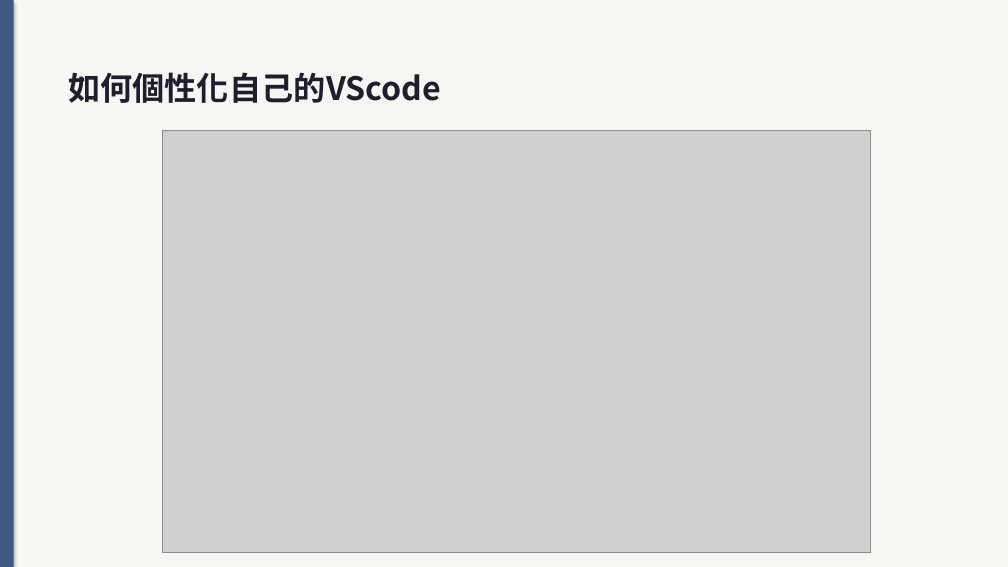
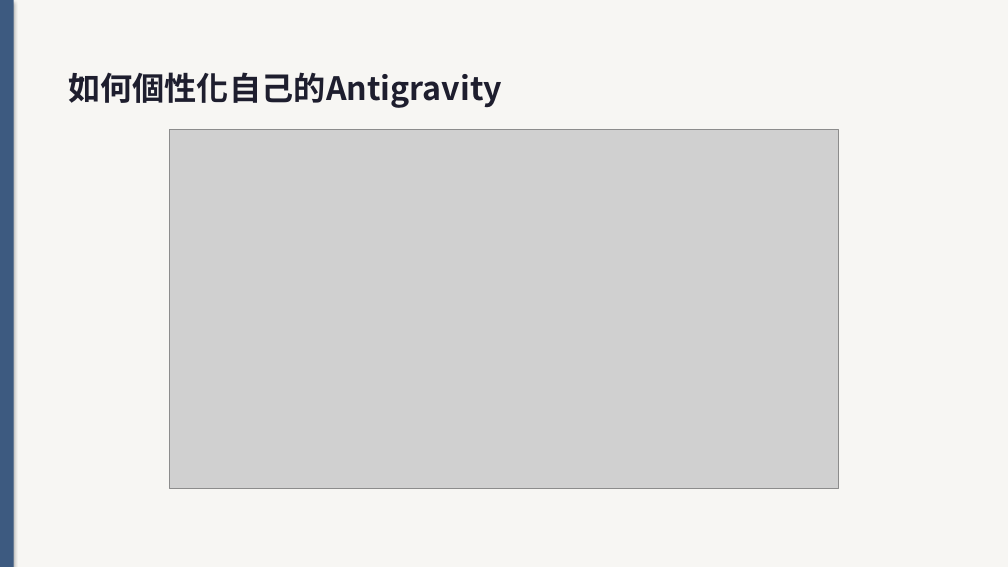
Before and after one commit to bobhsu408/vscode, a slide deck: slide 25 of jo6bj03284504t_6g4a83.pptx (slide 15 before the commit). Drawn at 1008x567 pixels with LibreOffice and Linux fonts; fonts in the diff are those of the drawing; grey boxes stand for pictures. Boxes give left, top, right and bottom in pixels: in the first picture for what was removed or moved away, otherwise in the second. Text is boxed around its words. In the diff, an @@ line names an element or a change of style, - is before the commit and + after.

```diff
--- a/jo6bj03284504t_6g4a83.pptx
+++ b/jo6bj03284504t_6g4a83.pptx
@@ text at box(68, 72, 502, 108): text changed @@
-如何個性化自己的VScode
+如何個性化自己的Antigravity
@@ picture: place and size @@
-picture at box(163, 130, 871, 552)
+picture at box(169, 129, 838, 489)
```
Also in this commit, not shown: 39 other slides changed, 23 slides added, 9 slides removed, 11 other files.
